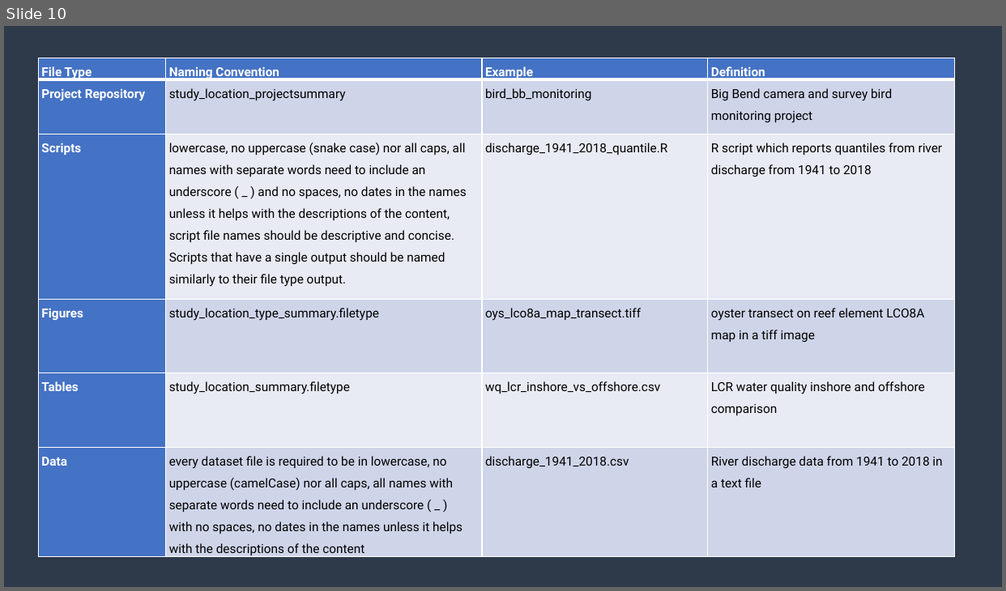
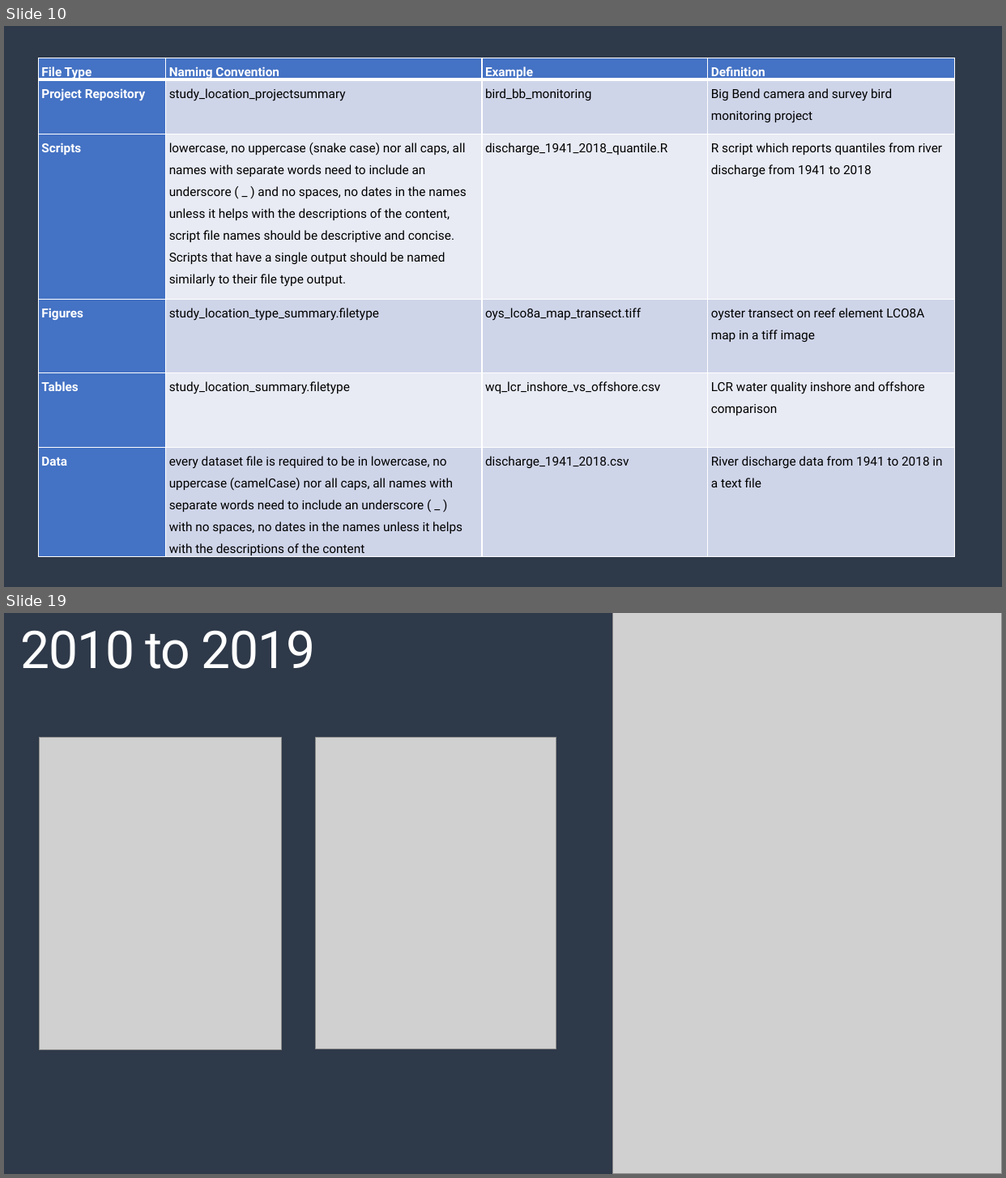
Before and after one commit to melimore86/graduate_courses, a slide deck: graduate_research/defense_moreno.pptx. Shown one above the other, each under a label of ours: slide 10 before the commit, slides 10 and 19 after it; the slides between them are not shown. The pictures are 1006x591 and 1006x1178 pixels, drawn with LibreOffice and Linux fonts; fonts in the diff are those of the drawing; grey boxes stand for pictures. Boxes give left, top, right and bottom in pixels: in the first picture for what was removed or moved away, otherwise in the second. Text is boxed around its words. In the diff, an @@ line names an element or a change of style, - is before the commit and + after.

```diff
--- a/graduate_research/defense_moreno.pptx
+++ b/graduate_research/defense_moreno.pptx
@@ slide 19 added at [4,613,1002,1174], background #1D242E; not listed: 1 template element that a slide beside it also shows @@
@@ text added at [21,630,316,669], 50 pt, text #FFFFFF @@
+2010 to 2019
@@ picture added at [612,613,1002,1174] @@
@@ picture added at [39,737,281,1050] @@
@@ picture added at [315,737,556,1050] @@
```
Also in this commit, not shown: 6 slides changed, 16 other slides added, 14 slides removed, 2 other files.
